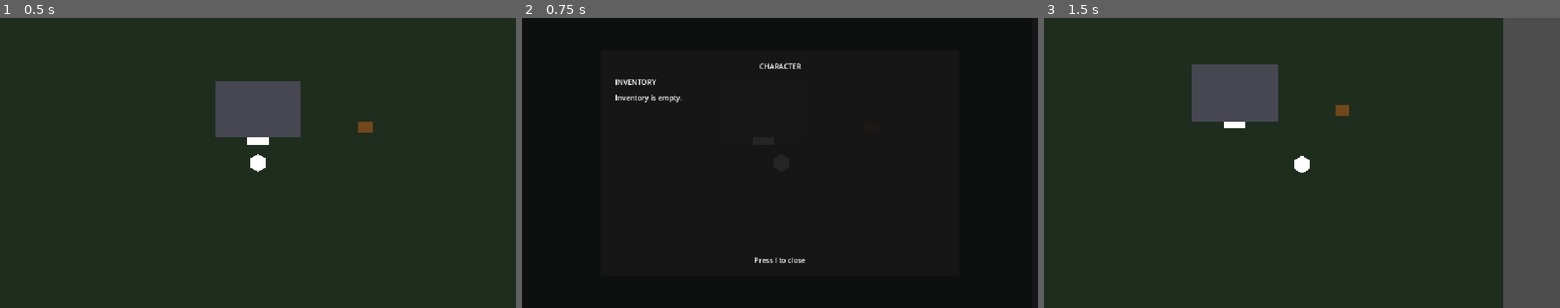
Above: before the commit, frames 1-3 (left to right).
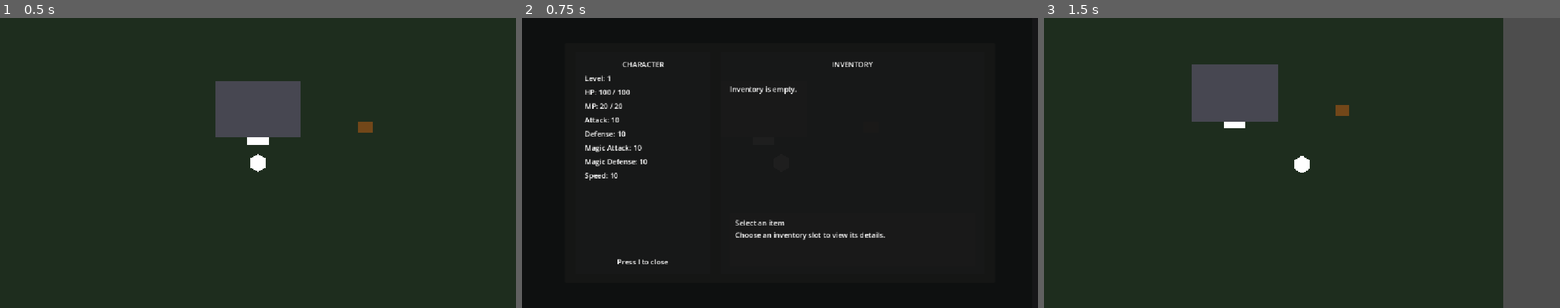
Above: after the commit, the same moments.

Repository: salexume94-pixel/Scripts
Game: Godot game, scene res://scenes/World.tscn
Two runs of this game, one before a commit and one after it. Both use one fixed random seed, a clock stepped at 60 frames per second and the inputs below.
Inputs:
- Up to frame 1 (0.5 s): no input
- Up to frame 2 (0.75 s): tap Enter at 0.5 s; hold Right (ui_right) from 0.53 s (still down); tap I at 0.6 s
- Up to frame 3 (1.5 s): tap I at 1.25 s; release Right (ui_right) at 1.28 s; hold Down (ui_down) from 1.28 s (still down); tap E at 1.35 s

Frame 1 is identical in both runs. In frame 2, 2.1% of the frame differs, in the area x 12-71%, y 15-85%; in frame 3, nothing differs.
Error before the commit: Invalid assignment of property or key 'text' with value of type 'String' on a base object of type 'null instance'. (res://ui/inventory_character_hud.gd:90)

Commit message:
Build character and inventory screen layout

Diff:
--- a/ui/InventoryCharacterHUD.tscn
+++ b/ui/InventoryCharacterHUD.tscn
@@ -27,37 +27,135 @@
 
 [node name="Panel" type="PanelContainer" parent="Screen"]
 layout_mode = 0
-offset_left = 176.0
-offset_top = 72.0
-offset_right = 976.0
-offset_bottom = 576.0
+offset_left = 96.0
+offset_top = 56.0
+offset_right = 1056.0
+offset_bottom = 592.0
 
 [node name="Margin" type="MarginContainer" parent="Screen/Panel"]
 layout_mode = 2
-theme_override_constants/margin_left = 32
-theme_override_constants/margin_top = 24
-theme_override_constants/margin_right = 32
-theme_override_constants/margin_bottom = 24
+theme_override_constants/margin_left = 24
+theme_override_constants/margin_top = 20
+theme_override_constants/margin_right = 24
+theme_override_constants/margin_bottom = 20
 
-[node name="VBox" type="VBoxContainer" parent="Screen/Panel/Margin"]
+[node name="Columns" type="HBoxContainer" parent="Screen/Panel/Margin"]
 layout_mode = 2
-theme_override_constants/separation = 12
+theme_override_constants/separation = 24
 
-[node name="Title" type="Label" parent="Screen/Panel/Margin/VBox"]
+[node name="CharacterPanel" type="PanelContainer" parent="Screen/Panel/Margin/Columns"]
+custom_minimum_size = Vector2(300, 0)
+layout_mode = 2
+
+[node name="CharacterMargin" type="MarginContainer" parent="Screen/Panel/Margin/Columns/CharacterPanel"]
+layout_mode = 2
+theme_override_constants/margin_left = 20
+theme_override_constants/margin_top = 16
+theme_override_constants/margin_right = 20
+theme_override_constants/margin_bottom = 16
+
+[node name="CharacterVBox" type="VBoxContainer" parent="Screen/Panel/Margin/Columns/CharacterPanel/CharacterMargin"]
+layout_mode = 2
+theme_override_constants/separation = 8
+
+[node name="Title" type="Label" parent="Screen/Panel/Margin/Columns/CharacterPanel/CharacterMargin/CharacterVBox"]
 layout_mode = 2
 text = "CHARACTER"
 horizontal_alignment = 1
 
-[node name="InventoryTitle" type="Label" parent="Screen/Panel/Margin/VBox"]
+[node name="LevelLabel" type="Label" parent="Screen/Panel/Margin/Columns/CharacterPanel/CharacterMargin/CharacterVBox"]
 layout_mode = 2
-text = "INVENTORY"
+text = "Level: 1"
 
-[node name="InventoryLabel" type="Label" parent="Screen/Panel/Margin/VBox"]
+[node name="HPLabel" type="Label" parent="Screen/Panel/Margin/Columns/CharacterPanel/CharacterMargin/CharacterVBox"]
+layout_mode = 2
+text = "HP: 100 / 100"
+
+[node name="MPLabel" type="Label" parent="Screen/Panel/Margin/Columns/CharacterPanel/CharacterMargin/CharacterVBox"]
+layout_mode = 2
+text = "MP: 20 / 20"
+
+[node name="AttackLabel" type="Label" parent="Screen/Panel/Margin/Columns/CharacterPanel/CharacterMargin/CharacterVBox"]
+layout_mode = 2
+text = "Attack: 10"
+
+[node name="DefenseLabel" type="Label" parent="Screen/Panel/Margin/Columns/CharacterPanel/CharacterMargin/CharacterVBox"]
+layout_mode = 2
+text = "Defense: 10"
+
+[node name="MagicAttackLabel" type="Label" parent="Screen/Panel/Margin/Columns/CharacterPanel/CharacterMargin/CharacterVBox"]
+layout_mode = 2
+text = "Magic Attack: 10"
+
+[node name="MagicDefenseLabel" type="Label" parent="Screen/Panel/Margin/Columns/CharacterPanel/CharacterMargin/CharacterVBox"]
+layout_mode = 2
+text = "Magic Defense: 10"
+
+[node name="SpeedLabel" type="Label" parent="Screen/Panel/Margin/Columns/CharacterPanel/CharacterMargin/CharacterVBox"]
+layout_mode = 2
+text = "Speed: 10"
+
+[node name="Spacer" type="Control" parent="Screen/Panel/Margin/Columns/CharacterPanel/CharacterMargin/CharacterVBox"]
 layout_mode = 2
 size_flags_vertical = 3
-text = "Inventory is empty."
 
-[node name="Help" type="Label" parent="Screen/Panel/Margin/VBox"]
+[node name="Help" type="Label" parent="Screen/Panel/Margin/Columns/CharacterPanel/CharacterMargin/CharacterVBox"]
 layout_mode = 2
 text = "Press I to close"
 horizontal_alignment = 1
+
+[node name="InventoryPanel" type="PanelContainer" parent="Screen/Panel/Margin/Columns"]
+layout_mode = 2
+size_flags_horizontal = 3
+
+[node name="InventoryMargin" type="MarginContainer" parent="Screen/Panel/Margin/Columns/InventoryPanel"]
+layout_mode = 2
+theme_override_constants/margin_left = 20
+theme_override_constants/margin_top = 16
+theme_override_constants/margin_right = 20
+theme_override_constants/margin_bottom = 16
+
+[node name="InventoryVBox" type="VBoxContainer" parent="Screen/Panel/Margin/Columns/InventoryPanel/InventoryMargin"]
+layout_mode = 2
+theme_override_constants/separation = 12
+
+[node name="InventoryTitle" type="Label" parent="Screen/Panel/Margin/Columns/InventoryPanel/InventoryMargin/InventoryVBox"]
+layout_mode = 2
+text = "INVENTORY"
+horizontal_alignment = 1
+
+[node name="InventoryGrid" type="GridContainer" parent="Screen/Panel/Margin/Columns/InventoryPanel/InventoryMargin/InventoryVBox"]
+custom_minimum_size = Vector2(0, 160)
+layout_mode = 2
+size_flags_vertical = 3
+columns = 3
+theme_override_constants/h_separation = 8
+theme_override_constants/v_separation = 8
+
+[node name="ItemDetails" type="PanelContainer" parent="Screen/Panel/Margin/Columns/InventoryPanel/InventoryMargin/InventoryVBox"]
+custom_minimum_size = Vector2(0, 120)
+layout_mode = 2
+
+[node name="DetailsMargin" type="MarginContainer" parent="Screen/Panel/Margin/Columns/InventoryPanel/InventoryMargin/InventoryVBox/ItemDetails"]
+layout_mode = 2
+theme_override_constants/margin_left = 12
+theme_override_constants/margin_top = 10
+theme_override_constants/margin_right = 12
+theme_override_constants/margin_bottom = 10
+
+[node name="DetailsVBox" type="VBoxContainer" parent="Screen/Panel/Margin/Columns/InventoryPanel/InventoryMargin/InventoryVBox/ItemDetails/DetailsMargin"]
+layout_mode = 2
+theme_override_constants/separation = 4
+
+[node name="ItemName" type="Label" parent="Screen/Panel/Margin/Columns/InventoryPanel/InventoryMargin/InventoryVBox/ItemDetails/DetailsMargin/DetailsVBox"]
+layout_mode = 2
+text = "Select an item"
+
+[node name="ItemDescription" type="Label" parent="Screen/Panel/Margin/Columns/InventoryPanel/InventoryMargin/InventoryVBox/ItemDetails/DetailsMargin/DetailsVBox"]
+layout_mode = 2
+text = "Choose an inventory slot to view its details."
+autowrap_mode = 2
+
+[node name="ItemQuantity" type="Label" parent="Screen/Panel/Margin/Columns/InventoryPanel/InventoryMargin/InventoryVBox/ItemDetails/DetailsMargin/DetailsVBox"]
+layout_mode = 2
+text = ""
